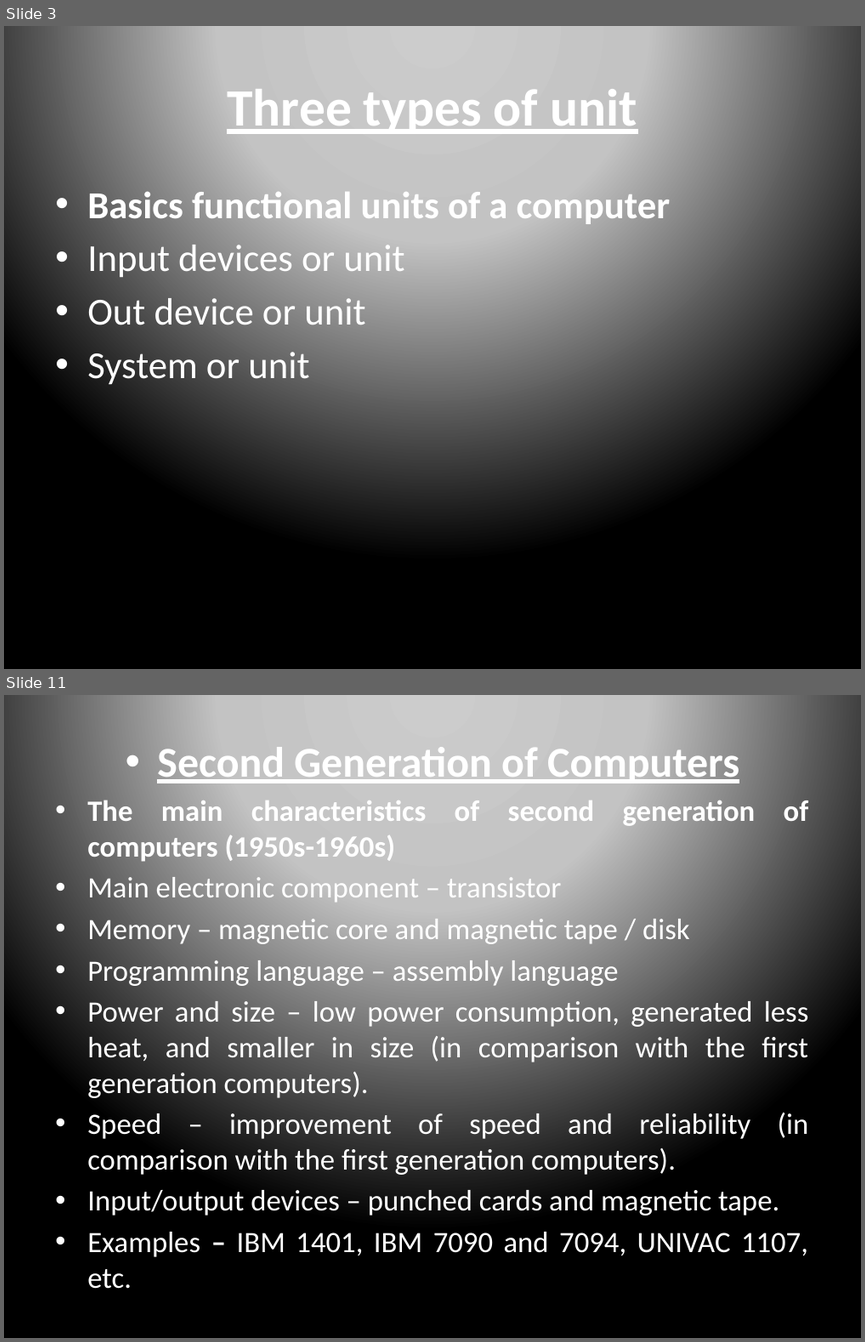
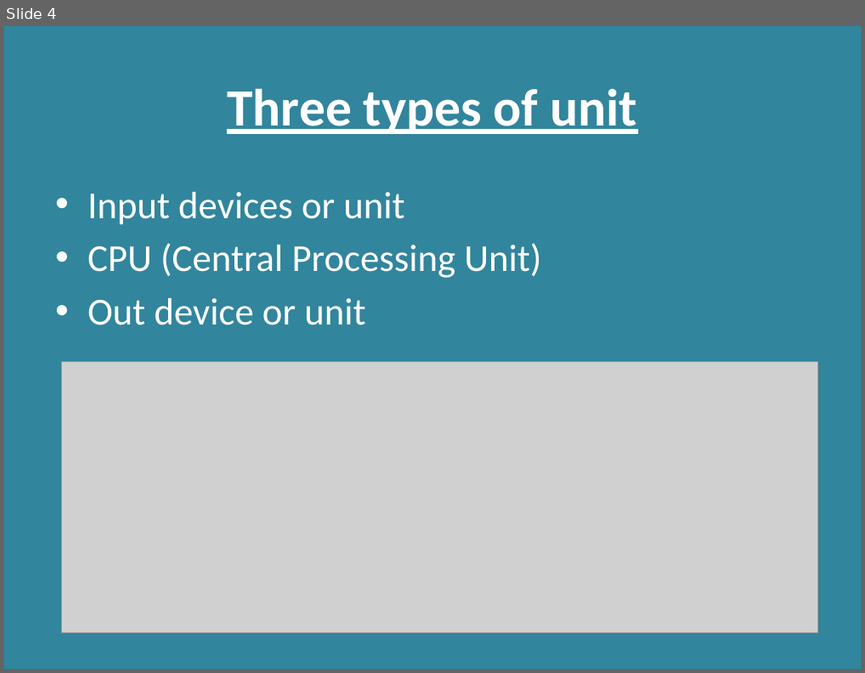
Before and after one commit to RashmivernekarN/keonics, a slide deck: Basics of computer/basic.pptx. Shown one above the other, each under a label of ours: slides 3 and 11 before the commit, slide 4 after it; the slides between them are not shown. The pictures are 865x1342 and 865x673 pixels, drawn with LibreOffice and Linux fonts; fonts in the diff are those of the drawing; grey boxes stand for pictures. Boxes give left, top, right and bottom in pixels: in the first picture for what was removed or moved away, otherwise in the second. Text is boxed around its words. In the diff, an @@ line names an element or a change of style, - is before the commit and + after.

```diff
--- a/Basics of computer/basic.pptx
+++ b/Basics of computer/basic.pptx
@@ slide 11 removed at <box>4,695,861,1338</box>, background gradient #CCCCCC to #C4C4C4 to #000000 @@
@@ text removed at <box>87,742,809,1257</box> @@
-• Second Generation of Computers
-• The main characteristics of second generation of computers (1950s-1960s)
-• Main electronic component – transistor
-• Memory – magnetic core and magnetic tape / disk
-• Programming language – assembly language
-• Power and size – low power consumption, generated less heat, and smaller in size (in comparison with the first generation computers).
-• Speed – improvement of speed and reliability (in comparison with the first generation computers).
-• Input/output devices – punched cards and magnetic tape.
-• Examples – IBM 1401, IBM 7090 and 7094, UNIVAC 1107, etc.
@@ what was slide 3 is now slide 4 @@
@@ slide 4 changed as well @@
@@ background gradient #CCCCCC to #C4C4C4 to #000000 to #31859C @@
@@ text at <box>87,191,670,228</box>: paragraph removed @@
-• Basics functional units of a computer
@@ text at <box>87,243,541,278</box>: paragraph added @@
+• CPU (Central Processing Unit)
@@ text at <box>87,352,309,384</box>: paragraph removed @@
-• System or unit
@@ picture added at <box>62,362,818,633</box> @@
```
Also in this commit, not shown: 4 other slides changed, 17 slides added, 9 other slides removed, 9 other files.
